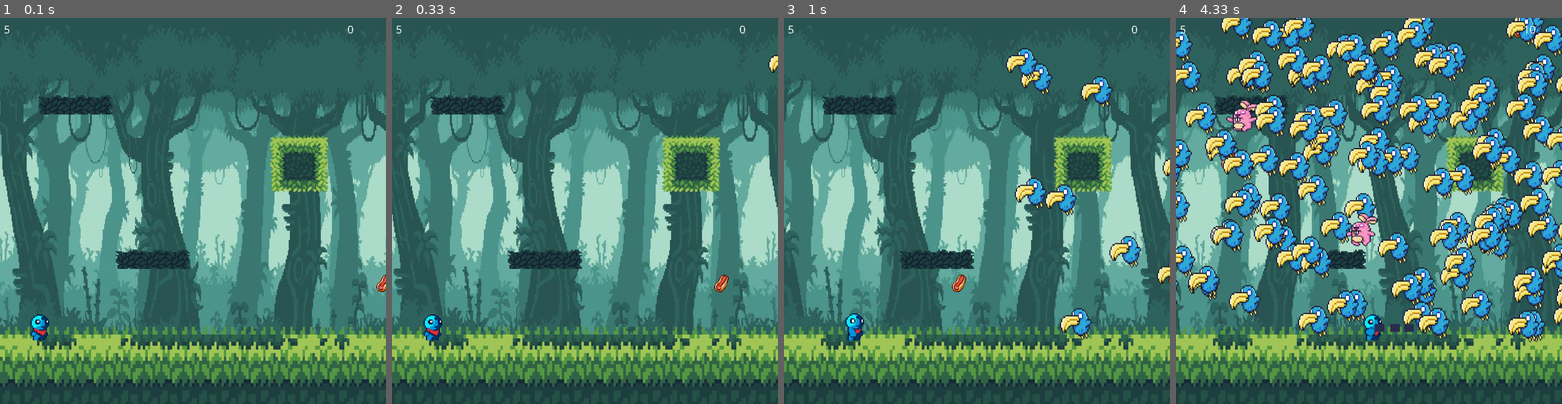
Above: before the commit, frames 1-4 (left to right).
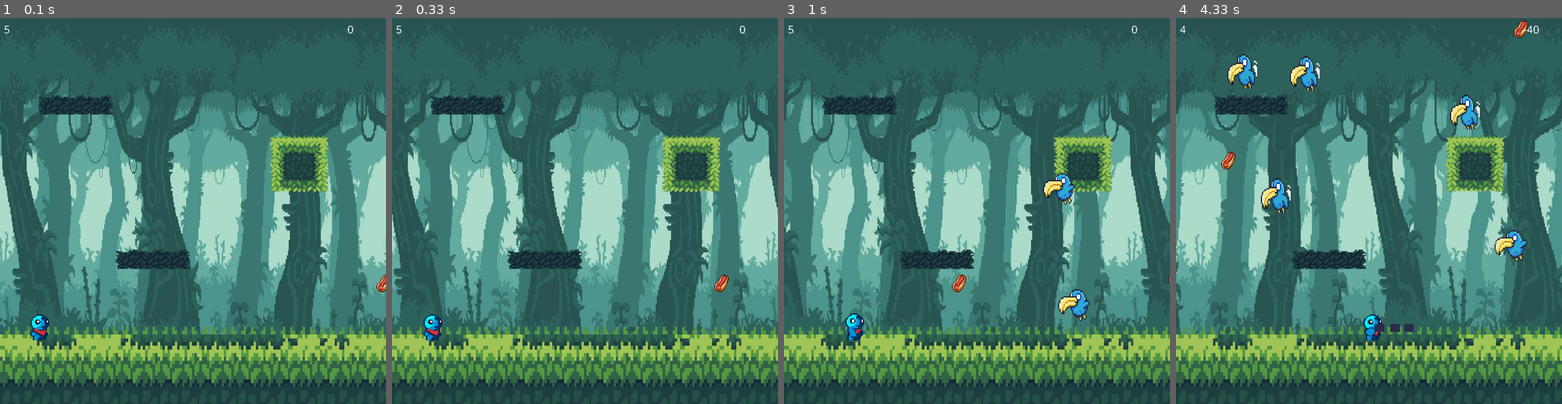
Above: after the commit, the same moments.

Repository: moahahaha/Pygame
Game: pygame game, started from newmain.py
Same seed, same stepped clock (60 frames per second), same inputs: the game is played once before the commit and once after it.
Inputs:
- Up to frame 1 (0.1 s): no input
- Up to frame 2 (0.33 s): no input
- Up to frame 3 (1 s): hold Right 0.33-0.8 s; hold Right from 0.83 s (still down); hold D from 0.83 s (still down)
- Up to frame 4 (4.33 s): release Right at 1.3 s; release D at 1.3 s; hold Left 1.33-1.87 s; hold A 1.33-1.87 s; tap Space at 1.4, 1.7, 1.97, 2.27, 2.4, 2.7, 3.07, 3.37, 3.57, 3.87, 4.07 s; hold Left 1.9-2.3 s; hold A 1.9-2.3 s; hold Right 2.33-2.97 s; hold D 2.33-2.97 s; hold Left 3-3.47 s; hold A 3-3.47 s; hold Right 3.5-3.97 s; hold D 3.5-3.97 s; hold Right from 4 s (still down); hold D from 4 s (still down)

Frame 1 is identical in both runs. In frame 2, less than 0.1% of the frame differs, in the area x 97-100%, y 9-15%; in frame 3, 3.5%; in frame 4, 36%, in the area x 0-100%, y 0-84%.

Commit message:
torsdag
Birds, flying animation. Problems fixed

Diff:
--- a/newmain.py
+++ b/newmain.py
@@ -123,6 +123,24 @@
             if hits:
                 self.score += 10
 
+            hits = pg.sprite.groupcollide(self.projectiles_grp, self.bird_group, True, True)
+            if hits:
+                self.score += 10
+
+            hits = pg.sprite.spritecollide(self.blueguy, self.bird_group, True)
+            if hits:
+                self.blueguy.hurting = True
+                self.blueguy.last_hurt = pg.time.get_ticks()
+                self.score -= 50
+                self.blueguy.life -= 1
+                if self.blueguy.life <= 0:
+                    self.blueguy.kill()
+                    self.blueguy = Player(self)
+                    self.all_sprites.add(self.blueguy)
+                    self.score = 0
+                    self.game_over_loop()
+
+
             '''
             collision = pg.sprite.spritecollide(self.blueguy, self.platform, False)
             if collision:
@@ -137,7 +155,7 @@
                 if enemy.pos.x < -100:
                     enemy.kill()
 
-            if len(self.enemy_group) < 7:
+            if len(self.enemy_group) < 3:
                 bunny = Enemy()
                 self.all_sprites.add(bunny)
                 self.enemy_group.add(bunny)
@@ -146,9 +164,11 @@
                 if bird.pos.x < -100:
                     bird.kill()
 
-            if len(self.bird_group) < 2:
+            if len(self.bird_group) < 9:
+
                 bird = Bird()
                 self.all_sprites.add(bird)
+                self.bird_group.add(bird)
 
 
 
--- a/sprites.py
+++ b/sprites.py
@@ -99,6 +99,28 @@
 
 Bunnyrun_frames = [BUNNYRUN1,BUNNYRUN2,BUNNYRUN3,BUNNYRUN4,BUNNYRUN5,BUNNYRUN6,BUNNYRUN7]
 
+FLY1 = pg.image.load("Fly1.png")
+FLY1 = pg.transform.scale(FLY1,(90,90))
+FLY2= pg.image.load("Fly2.png")
+FLY2= pg.transform.scale(FLY2,(90,90))
+FLY3 = pg.image.load("Fly3.png")
+FLY3 = pg.transform.scale(FLY3,(90,90))
+FLY4 = pg.image.load("Fly4.png")
+FLY4 = pg.transform.scale(FLY4,(90,90))
+FLY5 = pg.image.load("Fly5.png")
+FLY5 = pg.transform.scale(FLY5,(90,90))
+FLY6 = pg.image.load("Fly6.png")
+FLY6 = pg.transform.scale(FLY6,(90,90))
+FLY7 = pg.image.load("Fly7.png")
+FLY7 = pg.transform.scale(FLY7,(90,90))
+FLY8 = pg.image.load("Fly8.png")
+FLY8 = pg.transform.scale(FLY8,(90,90))
+FLY9 = pg.image.load("Fly9.png")
+FLY9 = pg.transform.scale(FLY9,(90,90))
+
+flying_frames = [FLY1, FLY2, FLY3, FLY4, FLY5, FLY6, FLY7, FLY8, FLY9]
+
+
 bird_image = pg.image.load("Fly1.png")
 bird_image =pg.transform.scale(bird_image,(90,90))
 
@@ -320,15 +342,33 @@
         self.image = bird_image
         self.rect = self.image.get_rect()
         self.last_update = 0
-        self.last_frame = 0
-        self.pos = vec(randint(1000,5000),randint(10,800))
+        self.current_frame = 0
+        self.pos = vec(randint(1000,5000),randint(10,750))
         self.rect.center = self.pos
         self.speed = 5
 
+        self.flying = True
+
+        self.flying_frames = flying_frames
+
     def update(self):
         self.rect.center = self.pos
 
         self.pos.x -= self.speed
+
+        self.animate()
+        self.rect.center = self.pos
+
+    def animate(self):
+        now = pg.time.get_ticks()
+
+        if self.flying:
+            if now - self.last_update > 100:
+                self.last_update = now
+                self.current_frame = (self.current_frame + 1) % len(self.flying_frames)
+                self.image = self.flying_frames[self.current_frame]
+                self.rect = self.image.get_rect()
+
 
 
 class Enemy(pg.sprite.Sprite):
@@ -338,7 +378,7 @@
         self.rect = self.image.get_rect()
         self.last_update = 0
         self.current_frame = 0
-        self.pos = vec(randint(1000,5000),randint(10,800))
+        self.pos = vec(randint(1000,5000),(800))
         self.rect.center = self.pos
         self.speed = 5
 
